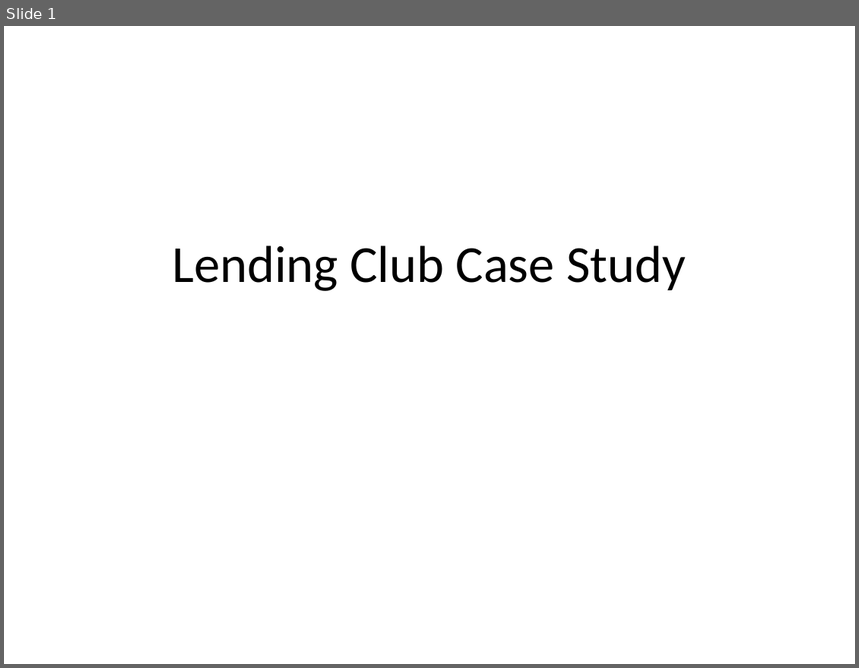
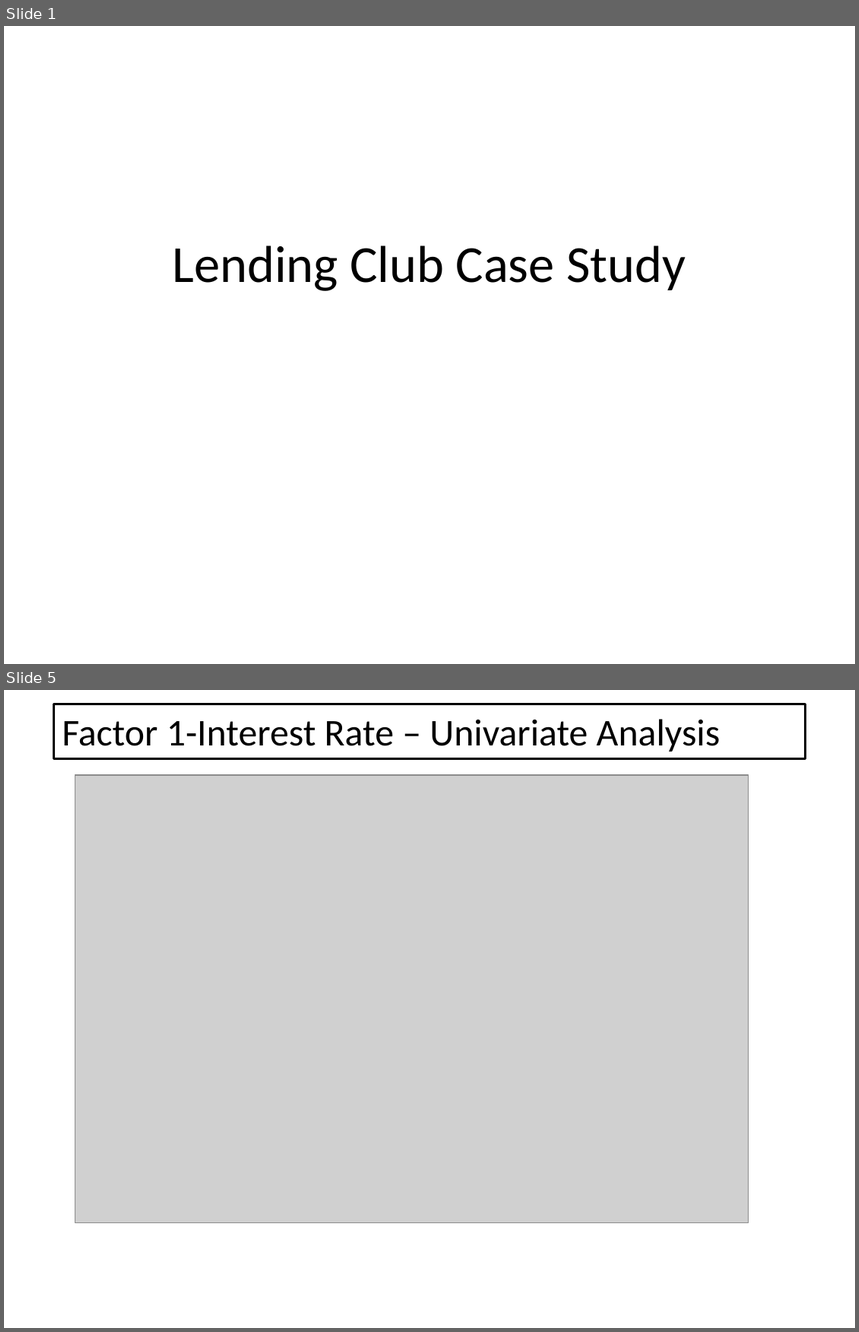
Before and after one commit to Gurupreet1111/LendingClubCaseStudy, a slide deck: Presentation.pptx. Shown one above the other, each under a label of ours: slide 1 before the commit, slides 1 and 5 after it; the slides between them are not shown. The pictures are 859x668 and 859x1332 pixels, drawn with LibreOffice and Linux fonts; fonts in the diff are those of the drawing; grey boxes stand for pictures. Boxes give left, top, right and bottom in pixels: in the first picture for what was removed or moved away, otherwise in the second. Text is boxed around its words. In the diff, an @@ line names an element or a change of style, - is before the commit and + after.

```diff
--- a/Presentation.pptx
+++ b/Presentation.pptx
@@ slide 5 added at box(4, 690, 855, 1328), background #FFFFFF @@
@@ rectangle added at box(53, 704, 805, 759), fill #FFFFFF, outline #000000 2 pt, 32 pt, text #000000 @@
+Factor 1-Interest Rate – Univariate Analysis
@@ picture added at box(75, 775, 749, 1223) @@
```
Also in this commit, not shown: 18 other slides added.
